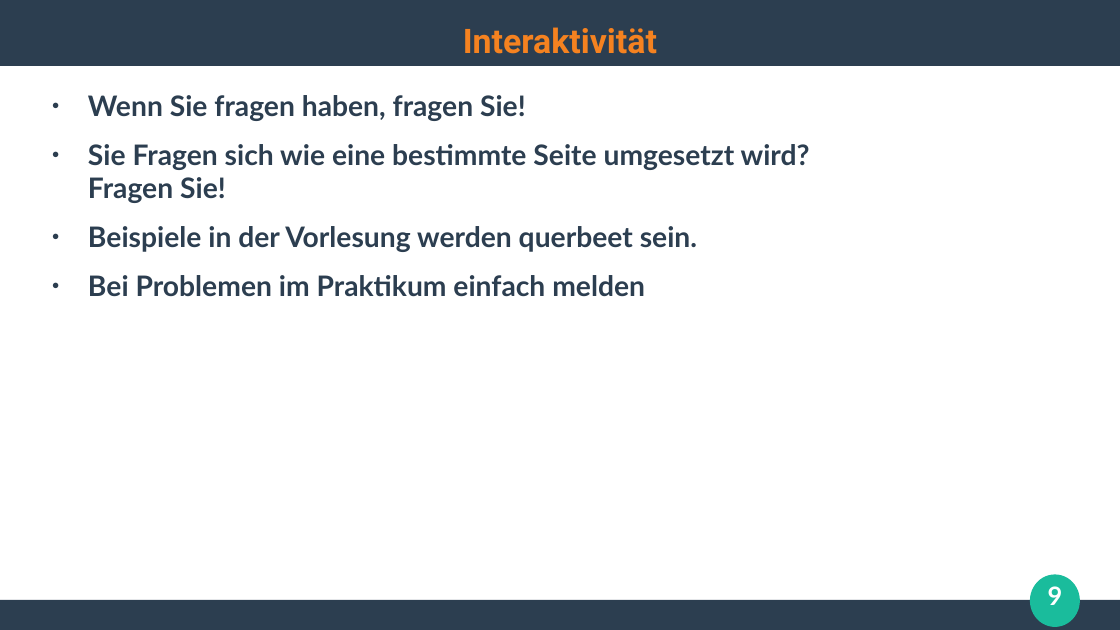
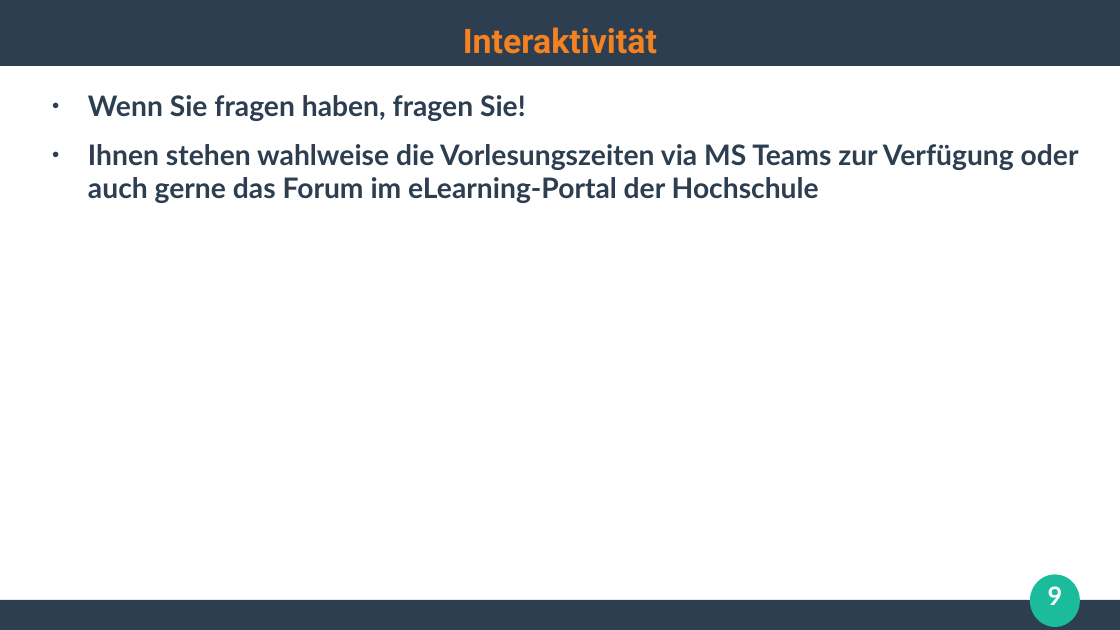
Before and after one commit to ghandmann/HS-AlbSig-WebAnwendungen2, a slide deck: slide 9 of Kapitel/00_Begruessung.odp. Drawn at 1120x630 pixels with LibreOffice and Linux fonts; fonts in the diff are those of the drawing. Boxes give left, top, right and bottom in pixels: in the first picture for what was removed or moved away, otherwise in the second. Text is boxed around its words. In the diff, an @@ line names an element or a change of style, - is before the commit and + after.

```diff
--- a/Kapitel/00_Begruessung.odp
+++ b/Kapitel/00_Begruessung.odp
@@ text at (x1=88, y1=144, x2=1079, y2=203): text changed @@
-● Sie Fragen sich wie eine bestimmte Seite umgesetzt wird?
-  Fragen Sie!
-● Beispiele in der Vorlesung werden querbeet sein.
-● Bei Problemen im Praktikum einfach melden
+● Ihnen stehen wahlweise die Vorlesungszeiten via MS Teams zur Verfügung oder auch gerne das Forum im eLearning-Portal der Hochschule
```
Also in this commit, not shown: 1 slide added, 1 slide removed.
